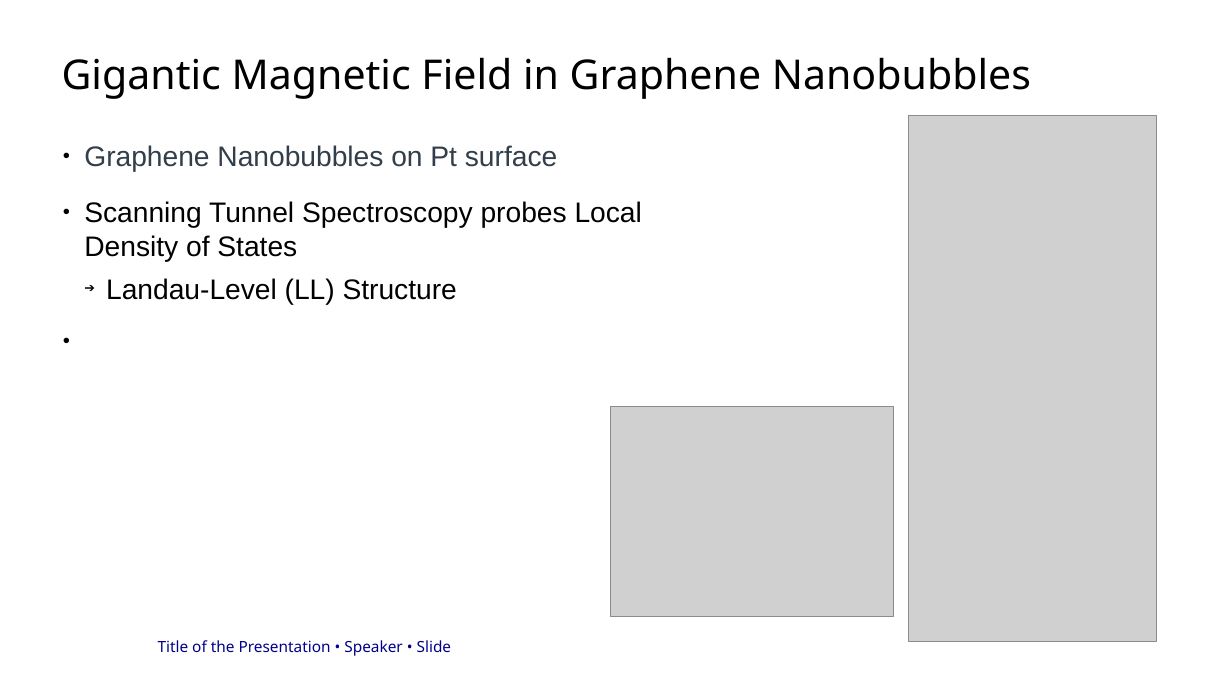
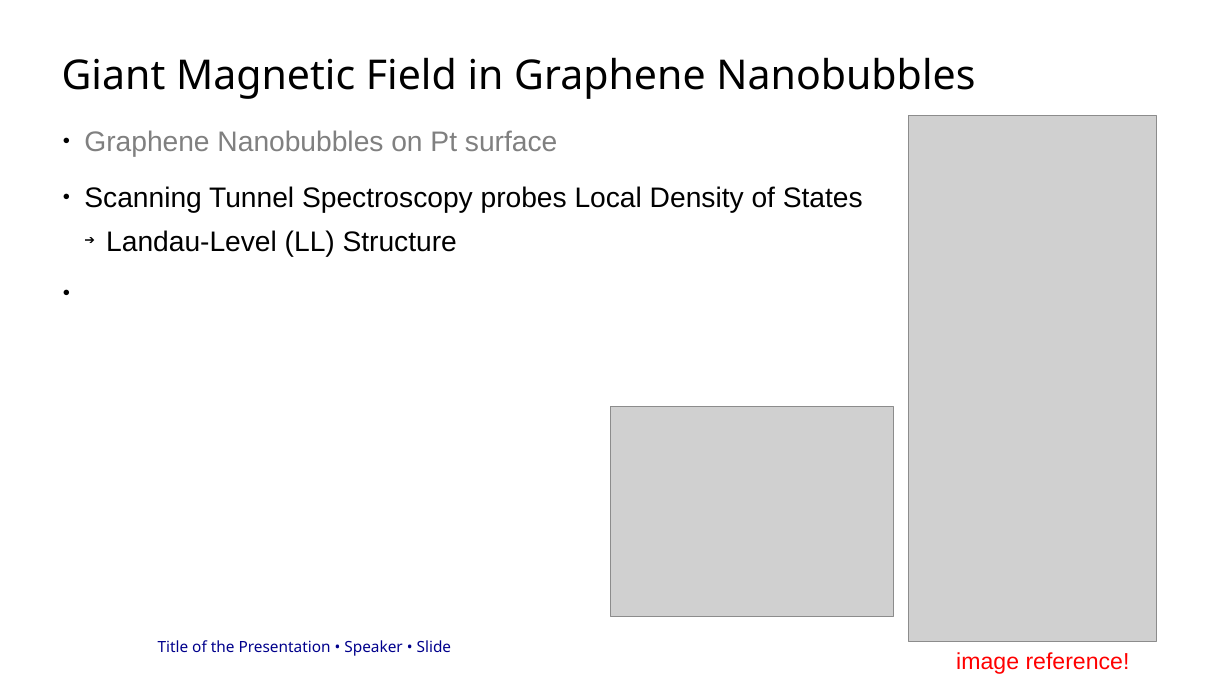
Before and after one commit to ElSickleRick/MP_wiki, a slide deck: slide 5 of WARB_presentation/präsi.odp. Drawn at 1232x693 pixels with LibreOffice and Linux fonts; fonts in the diff are those of the drawing; grey boxes stand for pictures; background and template pictures are left out. Boxes give left, top, right and bottom in pixels: in the first picture for what was removed or moved away, otherwise in the second. Text is boxed around its words. In the diff, an @@ line names an element or a change of style, - is before the commit and + after.

```diff
--- a/WARB_presentation/präsi.odp
+++ b/WARB_presentation/präsi.odp
@@ title at (62, 57, 975, 99): text changed @@
-Gigantic Magnetic Field in Graphene Nanobubbles
+Giant Magnetic Field in Graphene Nanobubbles
@@ text "Graphene Nanobubbles on Pt surface": place and size @@
-text "Graphene Nanobubbles on Pt surface" at (84, 145, 642, 305)
+text "Graphene Nanobubbles on Pt surface" at (84, 130, 863, 256)
@@ text at (84, 130, 557, 157): text colour #323F4B to #808080 in "Graphene Nanobubbles on Pt surface" @@
@@ text added at (956, 652, 1130, 674), 18 pt, text #FF0000 @@
+image reference!
```
Also in this commit, not shown: 3 other slides changed, 5 slides added, 1 slide removed.
